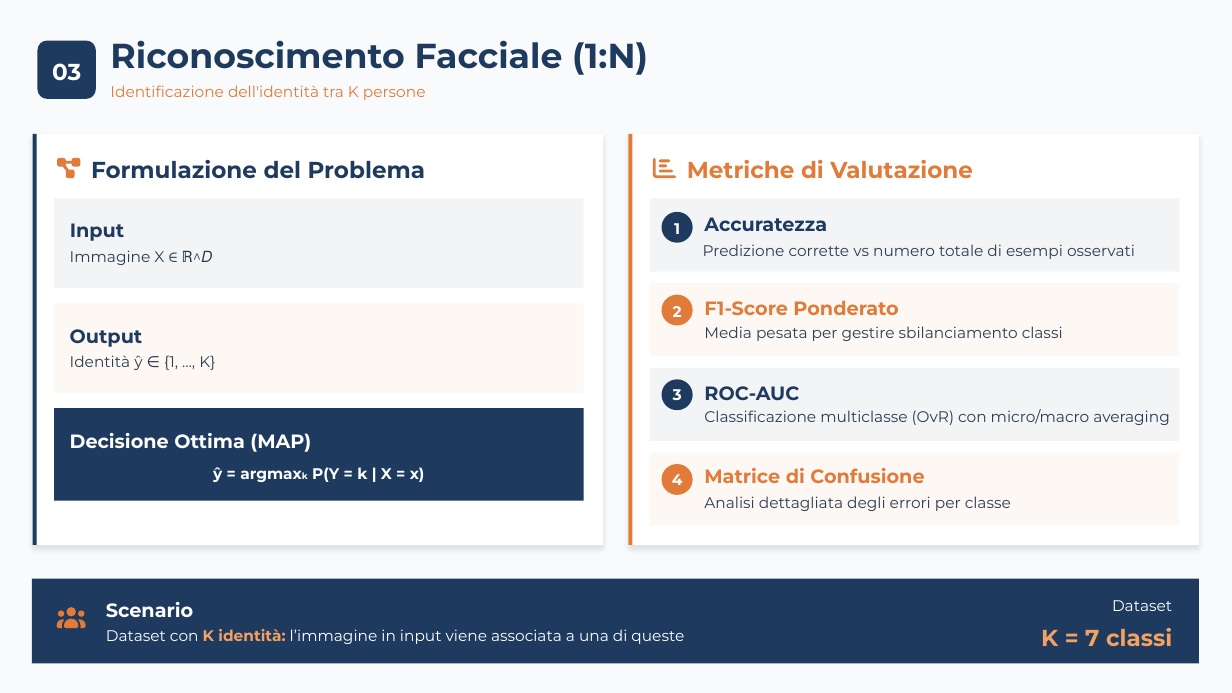
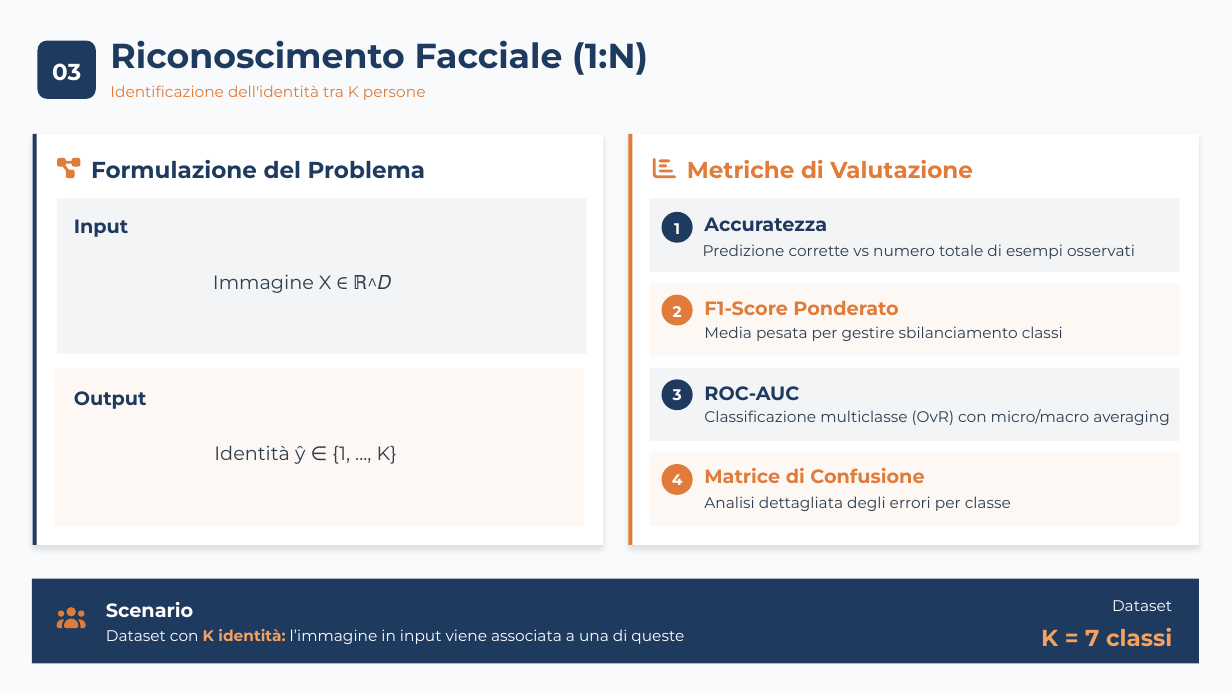
Before and after one commit to carrieroroberto/face-recognition-dimensionality-reduction, a slide deck: slide 5 of results/presentation/Carriero, Leone - Analisi Comparativa per Riduzione Dimensionale, Approccio Lineare e Non-Lineare per Riconoscimento e Verifica Facciale.pptx. Drawn at 1232x693 pixels with LibreOffice and Linux fonts; fonts in the diff are those of the drawing. Boxes give left, top, right and bottom in pixels: in the first picture for what was removed or moved away, otherwise in the second. Text is boxed around its words. In the diff, an @@ line names an element or a change of style, - is before the commit and + after.

```diff
--- a/results/presentation/Carriero, Leone - Analisi Comparativa per Riduzione Dimensionale, Approccio Lineare e Non-Lineare per Riconoscimento e Verifica Facciale.pptx
+++ b/results/presentation/Carriero, Leone - Analisi Comparativa per Riduzione Dimensionale, Approccio Lineare e Non-Lineare per Riconoscimento e Verifica Facciale.pptx
@@ freeform shape: place and size @@
-freeform shape at (55, 199, 584, 288)
+freeform shape at (57, 199, 587, 354)
@@ text "Input": place and size @@
-text "Input" at (70, 223, 124, 241)
+text "Input" at (74, 219, 128, 237)
@@ text "Immagine X ∈ ℝ^𝐷" at (213, 274, 391, 293): size 12 to 15 pt; alignment left to centre @@
@@ text "Immagine X ∈ ℝ^𝐷": place and size @@
-text "Immagine X ∈ ℝ^𝐷" at (70, 250, 213, 265)
+text "Immagine X ∈ ℝ^𝐷" at (213, 274, 391, 293)
@@ freeform shape: place and size @@
-freeform shape at (55, 303, 584, 393)
+freeform shape at (55, 369, 584, 526)
@@ text "Output": place and size @@
-text "Output" at (70, 329, 143, 347)
+text "Output" at (74, 391, 147, 409)
@@ freeform shape removed at (55, 409, 584, 501) @@
@@ text "Identità ŷ ∈ {1, ..., ...": place and size @@
-text "Identità ŷ ∈ {1, ..., ..." at (70, 355, 215, 370)
+text "Identità ŷ ∈ {1, ..., ..." at (214, 445, 397, 464)
@@ text "Identità ŷ ∈ {1, ..., ..." at (214, 445, 397, 464): size 12 to 15 pt; alignment left to centre @@
@@ text removed at (70, 433, 311, 452) @@
-Decisione Ottima (MAP)
@@ text removed at (213, 467, 425, 482) @@
-ŷ = argmaxk P(Y = k | X = x)
```
Also in this commit, not shown: 31 other slides changed, 2 other files.
